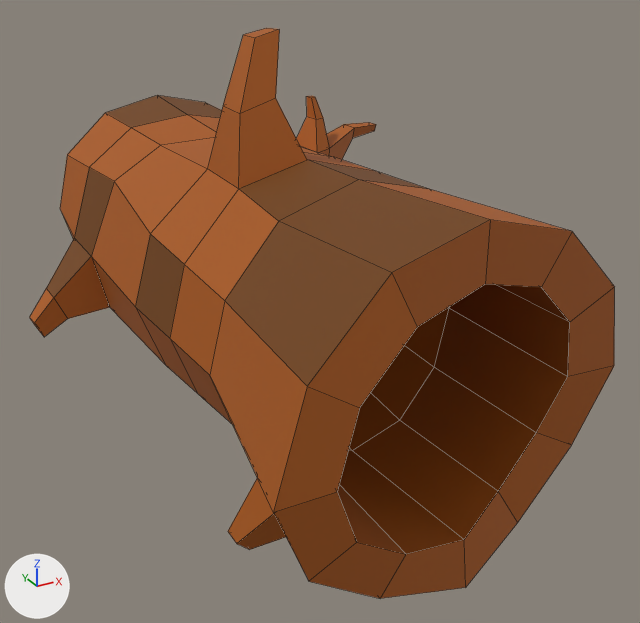
One commit to the FBX model Content/Meshes/Empty_Trunk_01.fbx: the scene before it, then after it.
Before and after are seen from a 50 mm camera at (-2.8, -3.32, 2.5) aimed at (0.29, 2.3, -0.31). Arrows for +X, +Y and +Z are at lower left; the lights stay in place. Mesh edges are drawn as thin lines.

Objects in the first picture: 'Empty_Trunk_01'.
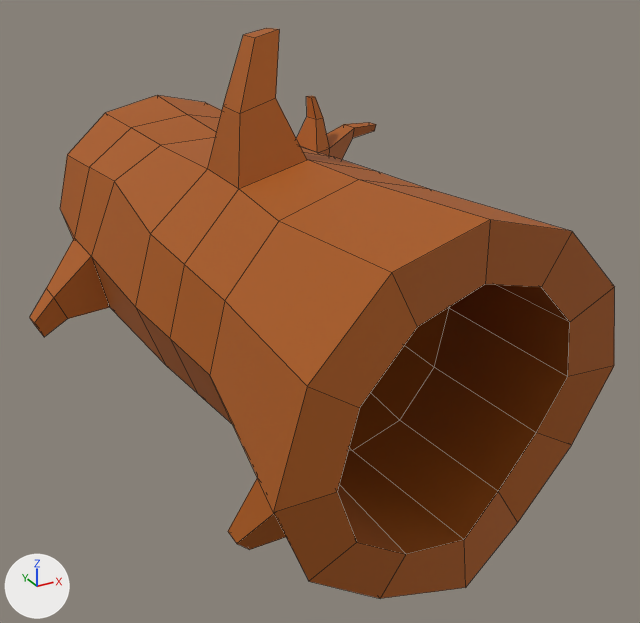
What changed in the scene script:
```text
Change me_cylinder:
    where me_cylinder.from_pydata(...)  # 188 vertices, 188 faces; spans x -1.65..2.0, y -0.24..5.27, z -1.86..1.84
    used by ob_empty_trunk_01; location = (0.0, 0.0, 0.0)
    me_cylinder part 1: all 27 faces that had it switch from mat_empty_trunk_02 (brown #703f00) to mat_empty_trunk_01 (brown #a85709)
```

Changed parts and their boxes (x1, y1, x2, y2) in the pictures (640 x 623 px):
part 1 of me_cylinder, recoloured
    both: (46, 95, 489, 386)
